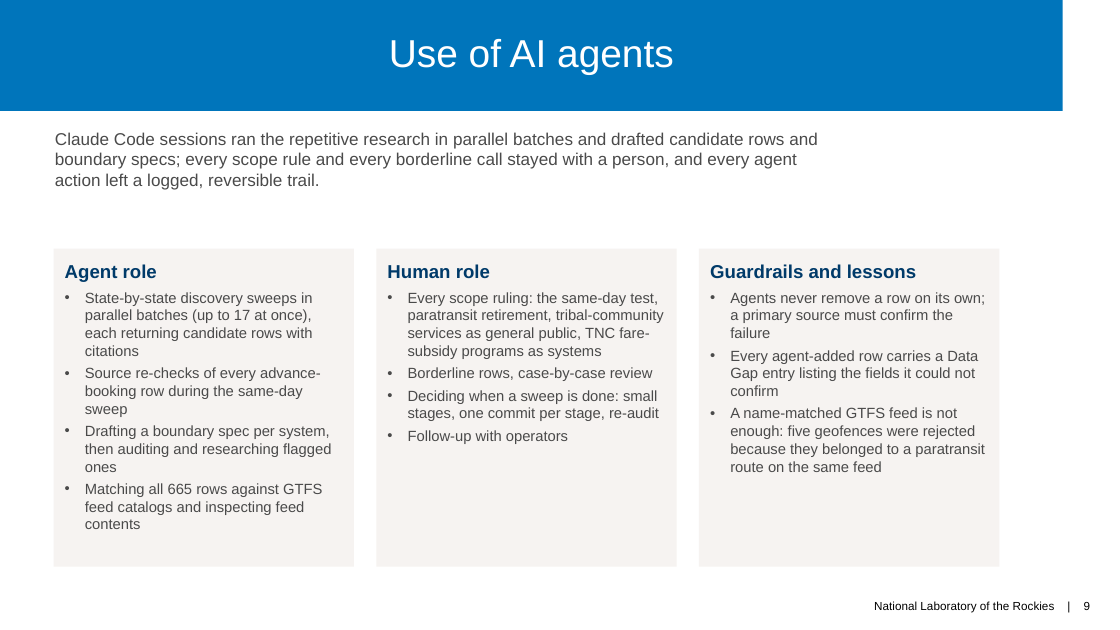
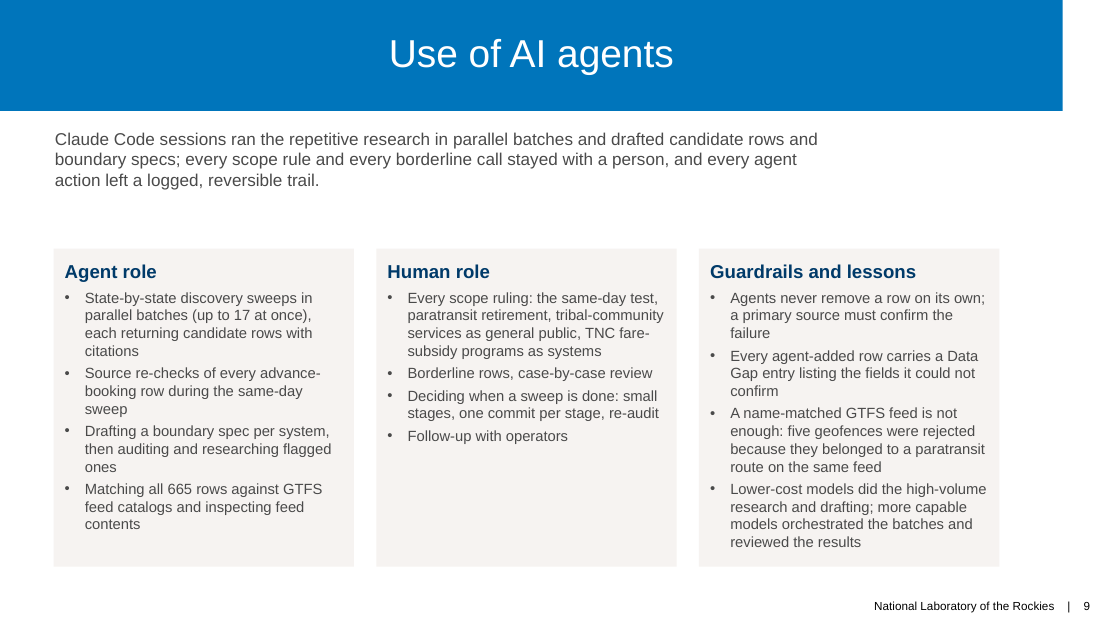
Before and after one commit to jfish79/odt-dashboard, a slide deck: slide 9 of docs/ODT-Database-Project-Summary-2026-11.pptx. Drawn at 1120x630 pixels with LibreOffice and Linux fonts; fonts in the diff are those of the drawing. Boxes give left, top, right and bottom in pixels: in the first picture for what was removed or moved away, otherwise in the second. Text is boxed around its words. In the diff, an @@ line names an element or a change of style, - is before the commit and + after.

```diff
--- a/docs/ODT-Database-Project-Summary-2026-11.pptx
+++ b/docs/ODT-Database-Project-Summary-2026-11.pptx
@@ text at (x1=730, y1=483, x2=986, y2=547): paragraph added @@
+• Lower-cost models did the high-volume research and drafting; more capable models orchestrated the batches and reviewed the results
```
Also in this commit, not shown: 1 other file.
